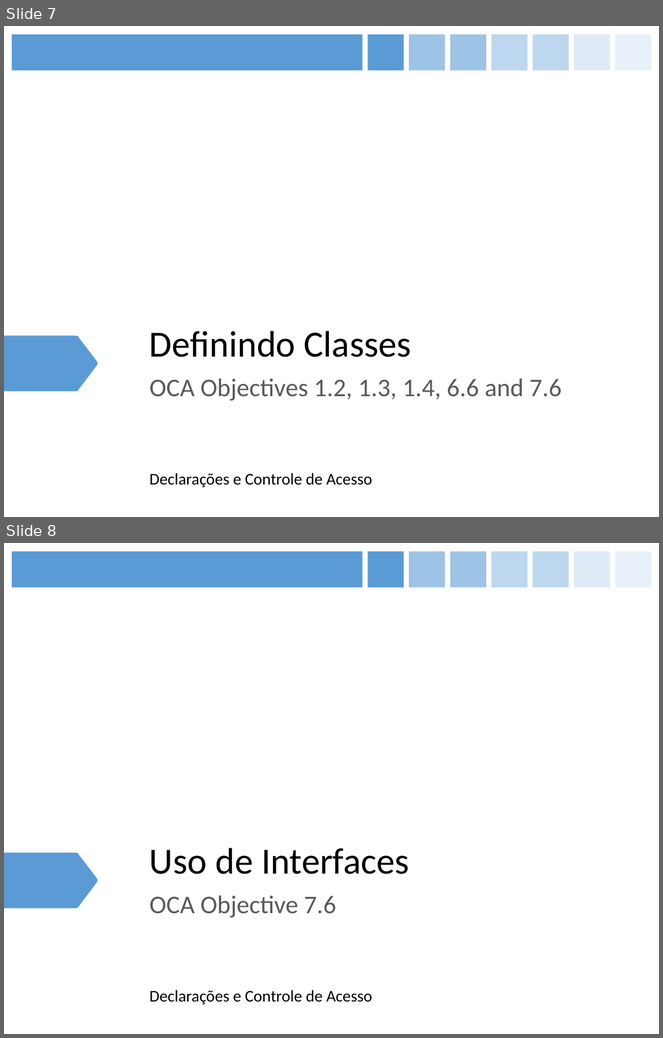
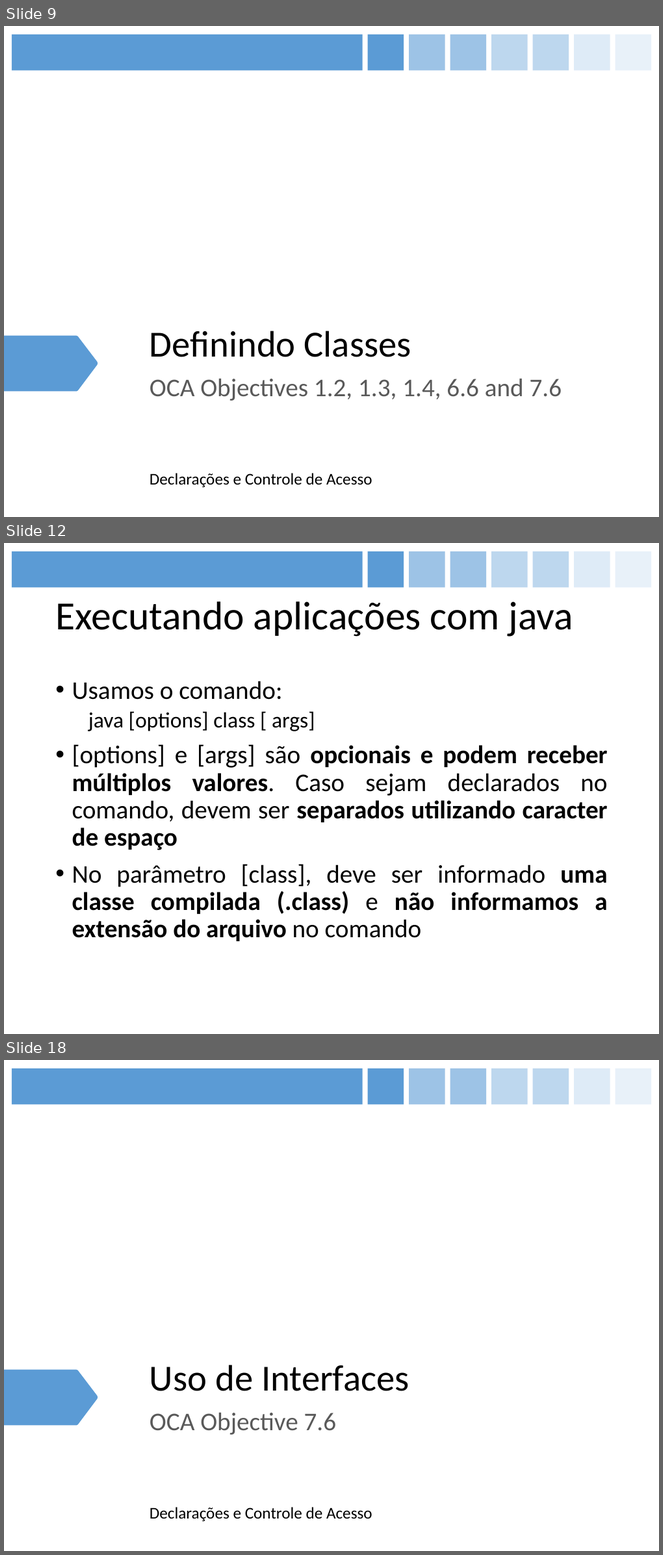
Before and after one commit to figueiredojrr/treinamentoJavaSeOcaAgosto, a slide deck: OCA.pptx. Shown one above the other, each under a label of ours: slides 7 and 8 before the commit, slides 9, 12 and 18 after it; the slides between them are not shown. The pictures are 663x1038 and 663x1555 pixels, drawn with LibreOffice and Linux fonts; fonts in the diff are those of the drawing. Boxes give left, top, right and bottom in pixels: in the first picture for what was removed or moved away, otherwise in the second. Text is boxed around its words. In the diff, an @@ line names an element or a change of style, - is before the commit and + after.

```diff
--- a/OCA.pptx
+++ b/OCA.pptx
@@ slide 12 added at (4,543,659,1034), background #FFFFFF; not listed: 8 template elements that a slide beside it also shows @@
@@ title added at (55,601,574,637), 44 pt, text #000000 @@
+Executando aplicações com java
@@ text added at (72,681,608,941), 28 pt, text #000000 @@
+• Usamos o comando:
+  java [options] class [ args]
+• [options] e [args] são opcionais e podem receber múltiplos valores. Caso sejam declarados no comando, devem ser separados utilizando caracter de espaço
+• No parâmetro [class], deve ser informado uma classe compilada (.class) e não informamos a extensão do arquivo no comando
@@ what was slide 7 is now slide 9 @@
@@ what was slide 8 is now slide 18 @@
```
Also in this commit, not shown: 2 slides changed, 12 other slides added.
